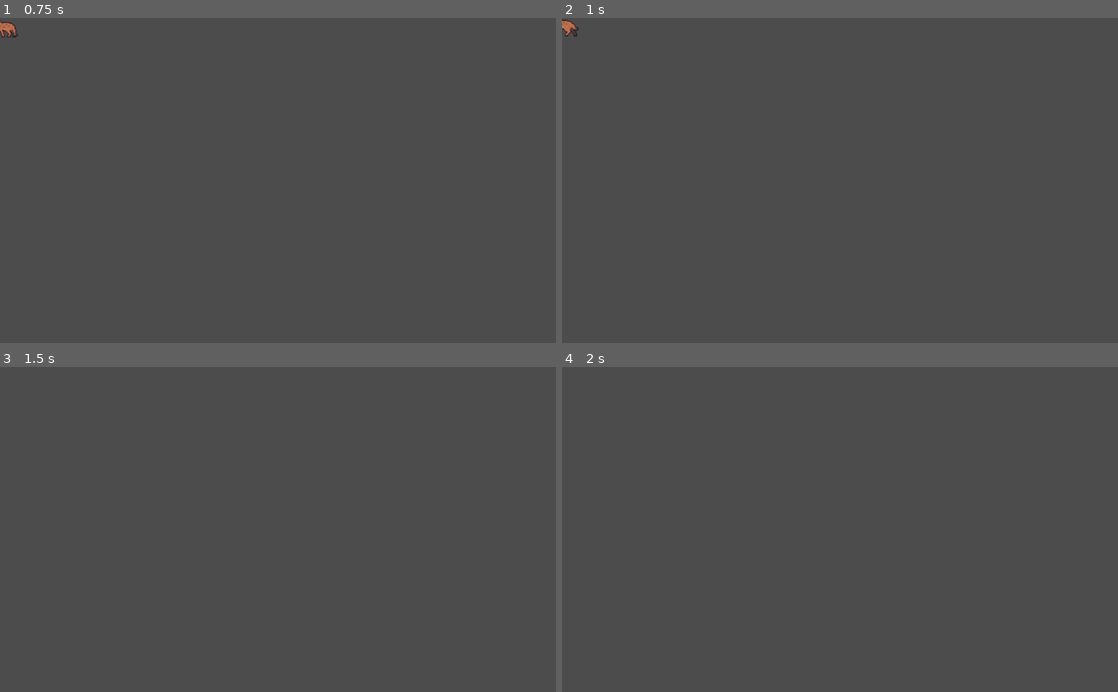
Above: before the commit, frames 1-4 (two rows, left to right).
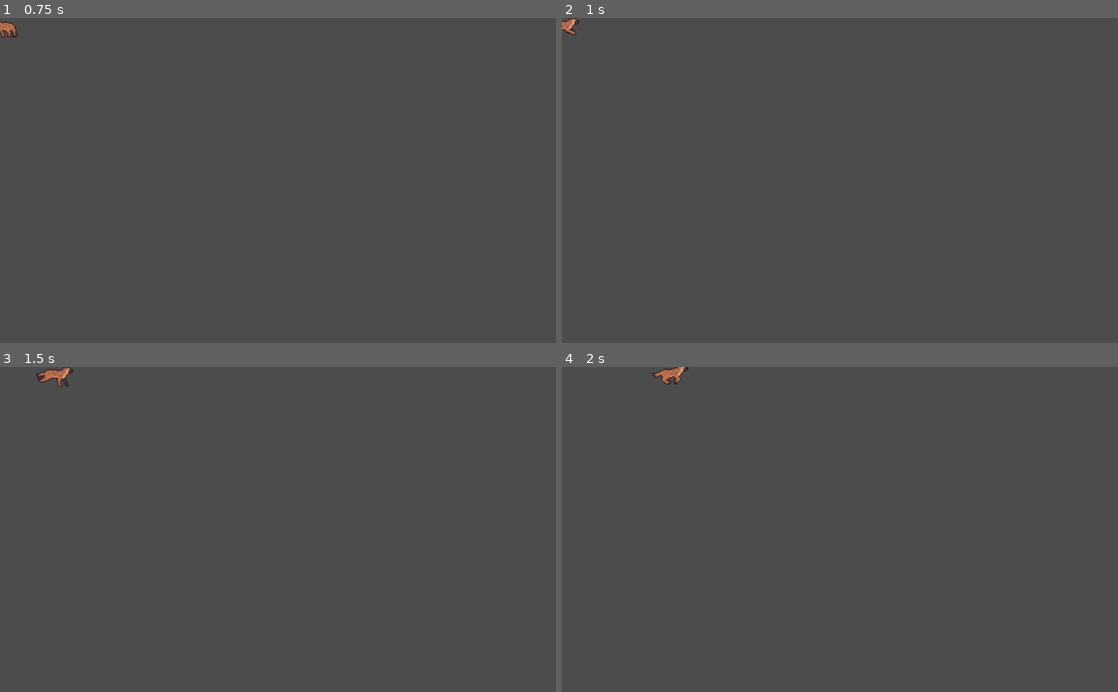
Above: after the commit, the same moments.

Repository: Poissecaille/EcoSimulator
Game: Godot game, scene res://Entities/Animals/Hyena.tscn
The game is run twice, just before and just after one commit, with the same random seed, the same clock (stepped at 60 frames per second) and the same inputs. This scene is started directly instead of the project's main scene.
Inputs (mouse positions are in pixels of both pictures, inside the frame that each line leads up to):
- Up to frame 1 (0.75 s): tap Enter at 0.5 s; move the mouse to (400, 164) at 0.52 s; hold Right (move_right) from 0.53 s (still down); hold T from 0.53 s (still down); click (400, 164) at 0.67 s
- Up to frame 2 (1 s): keep holding Right (move_right); keep holding T
- Up to frame 3 (1.5 s): move the mouse to (166, 545) at 1.27 s; release Right (move_right) at 1.28 s; release T at 1.28 s; hold Down (move_down) from 1.28 s (still down); tap Y at 1.35 s
- Up to frame 4 (2 s): keep holding Down (move_down)

Frame 1 is identical in both runs. In frame 2, less than 0.1% of the frame differs, in the area x 0-4%, y 0-6%; in frame 3, 0.2%, in the area x 6-14%, y 0-6%; in frame 4, 0.2%.

Commit message:
Fixed sheeps not being able to reproduce due to broken legs

Diff:
--- a/GODOT/Entities/Animals/Animal.gd
+++ b/GODOT/Entities/Animals/Animal.gd
@@ -75,8 +75,6 @@
 				velocity = velocity.normalized() * (speed/2)
 			BEHAVIOR.NORMAL:
 				velocity = velocity.normalized() * speed
-			BEHAVIOR.MATE:
-				velocity = Vector2.ZERO
 			BEHAVIOR.PANIC:
 				velocity = velocity.normalized() * (speed*4)
 		if is_stuck():
--- a/GODOT/Entities/Animals/Hyena.gd
+++ b/GODOT/Entities/Animals/Hyena.gd
@@ -6,6 +6,7 @@
 
 # Called when the node enters the scene tree for the first time.
 func _ready():
+	rng.randomize()
 	$HyenaAnimation.play()
 
 func start(pos):
@@ -56,7 +57,7 @@
 		$HyenaAnimation.stop()
 
 func want_mate():
-	if (Behavior != BEHAVIOR.MATE && $MateCooldownTimer.time_left == 0):
+	if (Behavior != BEHAVIOR.MATE && $MateCooldownTimer.time_left < 1):
 		return true
 	return false
 
--- a/GODOT/Entities/Animals/Hyena.tscn
+++ b/GODOT/Entities/Animals/Hyena.tscn
@@ -15,34 +15,34 @@
 radius = 16.0
 height = 12.0001
 
-[sub_resource type="AtlasTexture" id=25]
+[sub_resource type="AtlasTexture" id=8]
 flags = 4
-atlas = ExtResource( 2 )
+atlas = ExtResource( 3 )
 region = Rect2( 0, 0, 48, 48 )
 
-[sub_resource type="AtlasTexture" id=26]
+[sub_resource type="AtlasTexture" id=9]
 flags = 4
-atlas = ExtResource( 2 )
+atlas = ExtResource( 3 )
 region = Rect2( 48, 0, 48, 48 )
 
-[sub_resource type="AtlasTexture" id=3]
+[sub_resource type="AtlasTexture" id=10]
 flags = 4
-atlas = ExtResource( 2 )
+atlas = ExtResource( 3 )
 region = Rect2( 96, 0, 48, 48 )
 
-[sub_resource type="AtlasTexture" id=4]
+[sub_resource type="AtlasTexture" id=11]
 flags = 4
-atlas = ExtResource( 2 )
+atlas = ExtResource( 3 )
 region = Rect2( 144, 0, 48, 48 )
 
-[sub_resource type="AtlasTexture" id=5]
+[sub_resource type="AtlasTexture" id=12]
 flags = 4
-atlas = ExtResource( 2 )
+atlas = ExtResource( 3 )
 region = Rect2( 192, 0, 48, 48 )
 
-[sub_resource type="AtlasTexture" id=6]
+[sub_resource type="AtlasTexture" id=13]
 flags = 4
-atlas = ExtResource( 2 )
+atlas = ExtResource( 3 )
 region = Rect2( 240, 0, 48, 48 )
 
 [sub_resource type="AtlasTexture" id=14]
@@ -75,34 +75,34 @@
 atlas = ExtResource( 4 )
 region = Rect2( 240, 0, 48, 48 )
 
-[sub_resource type="AtlasTexture" id=8]
+[sub_resource type="AtlasTexture" id=25]
 flags = 4
-atlas = ExtResource( 3 )
+atlas = ExtResource( 2 )
 region = Rect2( 0, 0, 48, 48 )
 
-[sub_resource type="AtlasTexture" id=9]
+[sub_resource type="AtlasTexture" id=26]
 flags = 4
-atlas = ExtResource( 3 )
+atlas = ExtResource( 2 )
 region = Rect2( 48, 0, 48, 48 )
 
-[sub_resource type="AtlasTexture" id=10]
+[sub_resource type="AtlasTexture" id=3]
 flags = 4
-atlas = ExtResource( 3 )
+atlas = ExtResource( 2 )
 region = Rect2( 96, 0, 48, 48 )
 
-[sub_resource type="AtlasTexture" id=11]
+[sub_resource type="AtlasTexture" id=4]
 flags = 4
-atlas = ExtResource( 3 )
+atlas = ExtResource( 2 )
 region = Rect2( 144, 0, 48, 48 )
 
-[sub_resource type="AtlasTexture" id=12]
+[sub_resource type="AtlasTexture" id=5]
 flags = 4
-atlas = ExtResource( 3 )
+atlas = ExtResource( 2 )
 region = Rect2( 192, 0, 48, 48 )
 
-[sub_resource type="AtlasTexture" id=13]
+[sub_resource type="AtlasTexture" id=6]
 flags = 4
-atlas = ExtResource( 3 )
+atlas = ExtResource( 2 )
 region = Rect2( 240, 0, 48, 48 )
 
 [sub_resource type="AtlasTexture" id=20]
@@ -127,9 +127,9 @@
 
 [sub_resource type="SpriteFrames" id=7]
 animations = [ {
-"frames": [ SubResource( 25 ), SubResource( 26 ), SubResource( 3 ), SubResource( 4 ), SubResource( 5 ), SubResource( 6 ) ],
+"frames": [ SubResource( 8 ), SubResource( 9 ), SubResource( 10 ), SubResource( 11 ), SubResource( 12 ), SubResource( 13 ) ],
 "loop": true,
-"name": "walk",
+"name": "attack",
 "speed": 5.0
 }, {
 "frames": [ SubResource( 14 ), SubResource( 15 ), SubResource( 16 ), SubResource( 17 ), SubResource( 18 ), SubResource( 19 ) ],
@@ -137,9 +137,9 @@
 "name": "die",
 "speed": 5.0
 }, {
-"frames": [ SubResource( 8 ), SubResource( 9 ), SubResource( 10 ), SubResource( 11 ), SubResource( 12 ), SubResource( 13 ) ],
+"frames": [ SubResource( 25 ), SubResource( 26 ), SubResource( 3 ), SubResource( 4 ), SubResource( 5 ), SubResource( 6 ) ],
 "loop": true,
-"name": "attack",
+"name": "walk",
 "speed": 5.0
 }, {
 "frames": [ SubResource( 20 ), SubResource( 21 ), SubResource( 22 ), SubResource( 23 ) ],
@@ -150,6 +150,7 @@
 
 [node name="Hyena" type="KinematicBody2D"]
 collision_layer = 3
+collision_mask = 3
 script = ExtResource( 1 )
 mate_cooldown = 200
 max_child_per_mate = 3
--- a/GODOT/Entities/Animals/Sheep.gd
+++ b/GODOT/Entities/Animals/Sheep.gd
@@ -54,7 +54,7 @@
 	State = STATE.NORMAL
 
 func want_mate():
-	if (Behavior != BEHAVIOR.MATE && $MateCooldownTimer.time_left == 0):
+	if (Behavior != BEHAVIOR.MATE && $MateCooldownTimer.time_left < 1):
 		return true
 	return false
 
@@ -69,6 +69,7 @@
 			$CollisionShape2D.set_deferred("disabled", true)
 			self.targetMate=weakref(body)
 			self.targetMate.get_ref().Behavior = BEHAVIOR.MATE
+			self.Behavior = BEHAVIOR.MATE
 			$MateTimer.set_wait_time(10)
 			$MateTimer.start()
 
--- a/GODOT/Entities/Animals/Sheep.tscn
+++ b/GODOT/Entities/Animals/Sheep.tscn
@@ -11,6 +11,66 @@
 [sub_resource type="CapsuleShape2D" id=18]
 radius = 13.0
 height = 14.0
+
+[sub_resource type="AtlasTexture" id=10]
+flags = 4
+atlas = ExtResource( 2 )
+region = Rect2( 0, 0, 128, 128 )
+
+[sub_resource type="AtlasTexture" id=11]
+flags = 4
+atlas = ExtResource( 2 )
+region = Rect2( 128, 0, 128, 128 )
+
+[sub_resource type="AtlasTexture" id=12]
+flags = 4
+atlas = ExtResource( 2 )
+region = Rect2( 256, 0, 128, 128 )
+
+[sub_resource type="AtlasTexture" id=13]
+flags = 4
+atlas = ExtResource( 2 )
+region = Rect2( 384, 0, 128, 128 )
+
+[sub_resource type="AtlasTexture" id=6]
+flags = 4
+atlas = ExtResource( 2 )
+region = Rect2( 0, 384, 128, 128 )
+
+[sub_resource type="AtlasTexture" id=7]
+flags = 4
+atlas = ExtResource( 2 )
+region = Rect2( 128, 384, 128, 128 )
+
+[sub_resource type="AtlasTexture" id=8]
+flags = 4
+atlas = ExtResource( 2 )
+region = Rect2( 256, 384, 128, 128 )
+
+[sub_resource type="AtlasTexture" id=9]
+flags = 4
+atlas = ExtResource( 2 )
+region = Rect2( 384, 384, 128, 128 )
+
+[sub_resource type="AtlasTexture" id=14]
+flags = 4
+atlas = ExtResource( 2 )
+region = Rect2( 0, 256, 128, 128 )
+
+[sub_resource type="AtlasTexture" id=15]
+flags = 4
+atlas = ExtResource( 2 )
+region = Rect2( 128, 256, 128, 128 )
+
+[sub_resource type="AtlasTexture" id=16]
+flags = 4
+atlas = ExtResource( 2 )
+region = Rect2( 256, 256, 128, 128 )
+
+[sub_resource type="AtlasTexture" id=17]
+flags = 4
+atlas = ExtResource( 2 )
+region = Rect2( 384, 256, 128, 128 )
 
 [sub_resource type="AtlasTexture" id=19]
 flags = 4
@@ -32,76 +92,16 @@
 atlas = ExtResource( 2 )
 region = Rect2( 384, 128, 128, 128 )
 
-[sub_resource type="AtlasTexture" id=10]
-flags = 4
-atlas = ExtResource( 2 )
-region = Rect2( 0, 0, 128, 128 )
-
-[sub_resource type="AtlasTexture" id=11]
-flags = 4
-atlas = ExtResource( 2 )
-region = Rect2( 128, 0, 128, 128 )
-
-[sub_resource type="AtlasTexture" id=12]
-flags = 4
-atlas = ExtResource( 2 )
-region = Rect2( 256, 0, 128, 128 )
-
-[sub_resource type="AtlasTexture" id=13]
-flags = 4
-atlas = ExtResource( 2 )
-region = Rect2( 384, 0, 128, 128 )
-
-[sub_resource type="AtlasTexture" id=14]
-flags = 4
-atlas = ExtResource( 2 )
-region = Rect2( 0, 256, 128, 128 )
-
-[sub_resource type="AtlasTexture" id=15]
-flags = 4
-atlas = ExtResource( 2 )
-region = Rect2( 128, 256, 128, 128 )
-
-[sub_resource type="AtlasTexture" id=16]
-flags = 4
-atlas = ExtResource( 2 )
-region = Rect2( 256, 256, 128, 128 )
-
-[sub_resource type="AtlasTexture" id=17]
-flags = 4
-atlas = ExtResource( 2 )
-region = Rect2( 384, 256, 128, 128 )
-
-[sub_resource type="AtlasTexture" id=6]
-flags = 4
-atlas = ExtResource( 2 )
-region = Rect2( 0, 384, 128, 128 )
-
-[sub_resource type="AtlasTexture" id=7]
-flags = 4
-atlas = ExtResource( 2 )
-region = Rect2( 128, 384, 128, 128 )
-
-[sub_resource type="AtlasTexture" id=8]
-flags = 4
-atlas = ExtResource( 2 )
-region = Rect2( 256, 384, 128, 128 )
-
-[sub_resource type="AtlasTexture" id=9]
-flags = 4
-atlas = ExtResource( 2 )
-region = Rect2( 384, 384, 128, 128 )
-
 [sub_resource type="SpriteFrames" id=20]
 animations = [ {
-"frames": [ SubResource( 19 ), SubResource( 3 ), SubResource( 4 ), SubResource( 5 ) ],
-"loop": true,
-"name": "walk_left",
-"speed": 5.0
-}, {
 "frames": [ SubResource( 10 ), SubResource( 11 ), SubResource( 12 ), SubResource( 13 ) ],
 "loop": true,
 "name": "walk_top",
+"speed": 5.0
+}, {
+"frames": [ SubResource( 6 ), SubResource( 7 ), SubResource( 8 ), SubResource( 9 ) ],
+"loop": true,
+"name": "walk_right",
 "speed": 5.0
 }, {
 "frames": [ SubResource( 14 ), SubResource( 15 ), SubResource( 16 ), SubResource( 17 ) ],
@@ -109,13 +109,15 @@
 "name": "walk_bot",
 "speed": 5.0
 }, {
-"frames": [ SubResource( 6 ), SubResource( 7 ), SubResource( 8 ), SubResource( 9 ) ],
+"frames": [ SubResource( 19 ), SubResource( 3 ), SubResource( 4 ), SubResource( 5 ) ],
 "loop": true,
-"name": "walk_right",
+"name": "walk_left",
 "speed": 5.0
 } ]
 
 [node name="Sheep" type="KinematicBody2D"]
+collision_layer = 3
+collision_mask = 3
 script = ExtResource( 1 )
 hunger_rate = -0.5
 health = 10
--- a/GODOT/Game.tscn
+++ b/GODOT/Game.tscn
@@ -12,7 +12,7 @@
 }
 
 [node name="Terrain" parent="." instance=ExtResource( 1 )]
-sheep_number = 20
+sheep_number = 30
 
 [node name="Weather" parent="." instance=ExtResource( 2 )]
 
